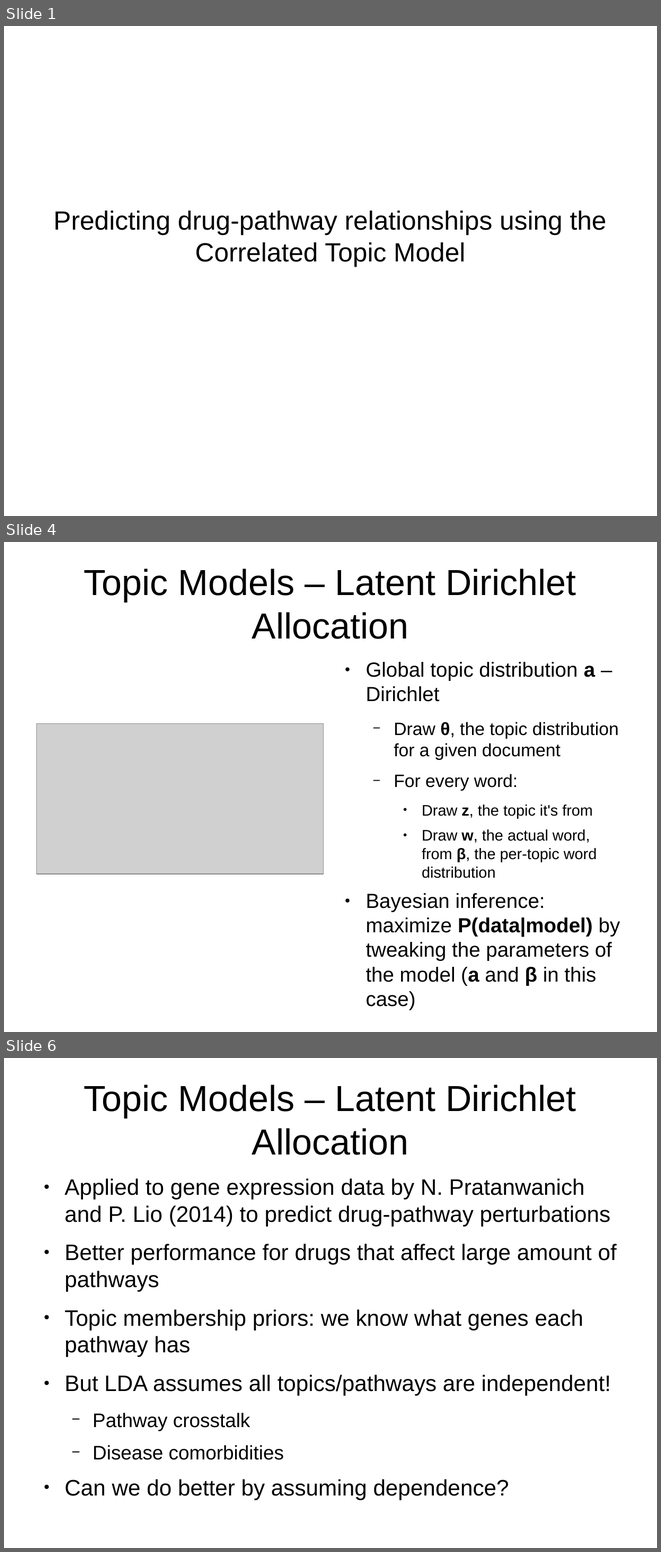
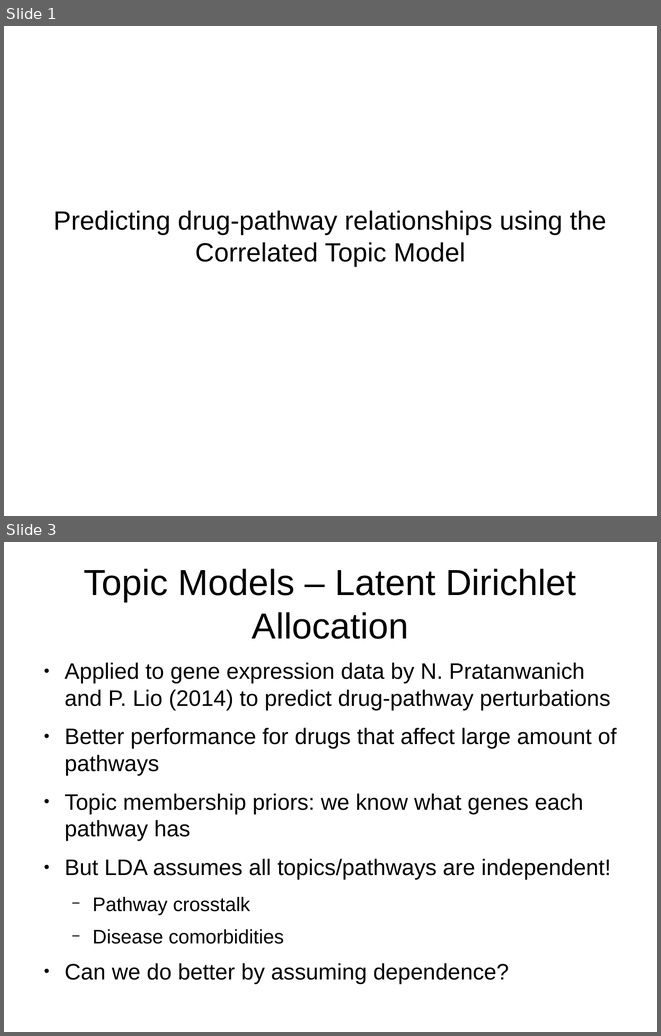
Before and after one commit to mildbyte/part2-dissertation, a slide deck: other/progress-report-presentation.odp. Shown one above the other, each under a label of ours: slides 1, 4 and 6 before the commit, slides 1 and 3 after it; the slides between them are not shown. The pictures are 661x1552 and 661x1036 pixels, drawn with LibreOffice and Linux fonts; fonts in the diff are those of the drawing; grey boxes stand for pictures. Boxes give left, top, right and bottom in pixels: in the first picture for what was removed or moved away, otherwise in the second. Text is boxed around its words. In the diff, an @@ line names an element or a change of style, - is before the commit and + after.

```diff
--- a/other/progress-report-presentation.odp
+++ b/other/progress-report-presentation.odp
@@ slide 4 removed at (4,542,657,1032), background #FFFFFF @@
@@ title removed at (84,568,576,639) @@
-Topic Models – Latent Dirichlet Allocation
@@ text removed at (366,662,620,1010) @@
-● Global topic distribution a – Dirichlet
-  − Draw θ, the topic distribution for a given document
-  − For every word:
-    ● Draw z, the topic it's from
-    ● Draw w, the actual word, from β, the per-topic word distribution
-● Bayesian inference: maximize P(data|model) by tweaking the parameters of the model (a and β in this case)
@@ picture removed at (36,723,324,874) @@
@@ what was slide 6 is now slide 3 @@
```
Also in this commit, not shown: 1 slide changed, 3 other slides removed.
